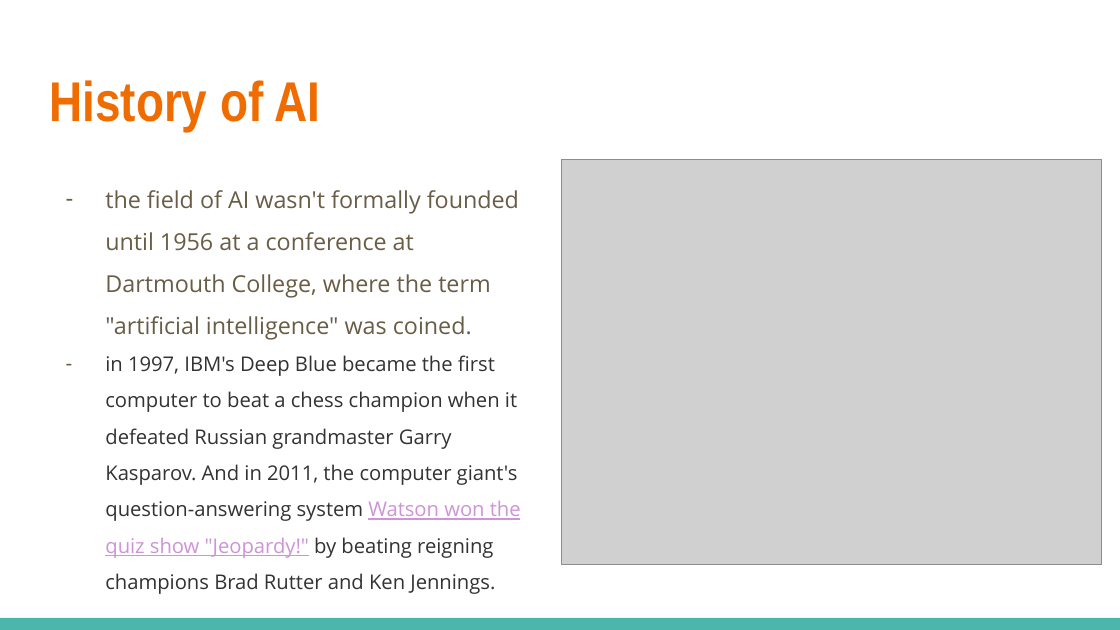
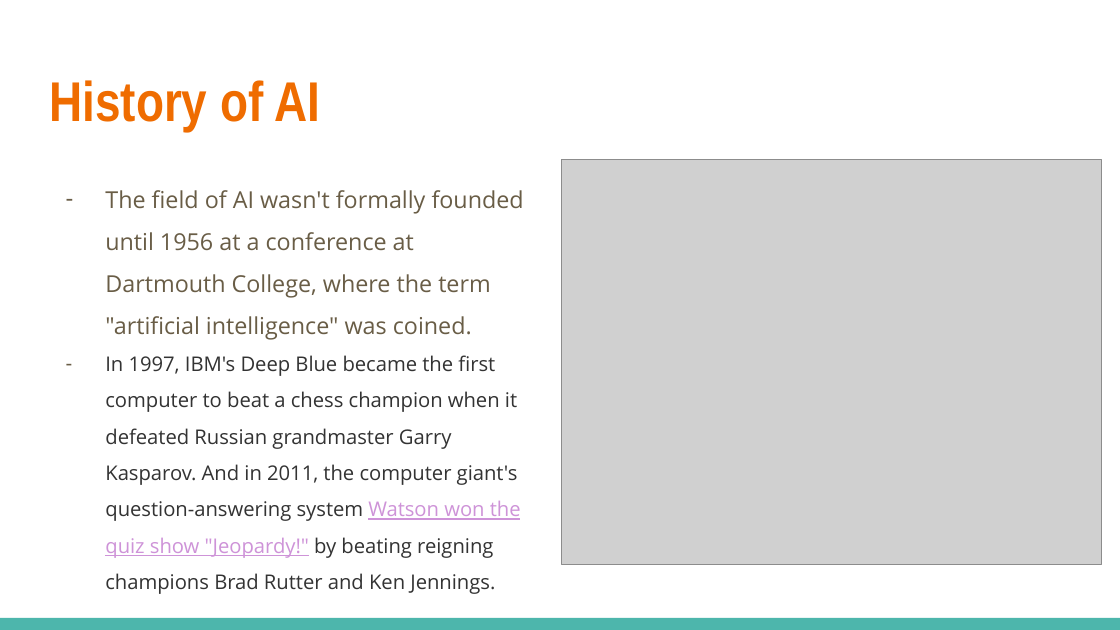
Before and after one commit to Intro-Course-AI-ML/LessonMaterials, a slide deck: slide 9 of 1_AI Course Presentation.pptx (slide 8 before the commit). Drawn at 1120x630 pixels with LibreOffice and Linux fonts; fonts in the diff are those of the drawing; grey boxes stand for pictures. Boxes give left, top, right and bottom in pixels: in the first picture for what was removed or moved away, otherwise in the second. Text is boxed around its words. In the diff, an @@ line names an element or a change of style, - is before the commit and + after.

Commit message:
updated presentations

```diff
--- a/1_AI Course Presentation.pptx
+++ b/1_AI Course Presentation.pptx
@@ text at [105, 190, 524, 558]: text changed @@
-– the field of AI wasn't formally founded until 1956 at a conference at Dartmouth College, where the term "artificial intelligence" was coined.
-– in 1997, IBM's Deep Blue became the first computer to beat a chess champion when it defeated Russian grandmaster Garry Kasparov. And in 2011, the computer giant's question-answering system Watson won the quiz show "Jeopardy!" by beating reigning champions Brad Rutter and Ken Jennings.
+– The field of AI wasn't formally founded until 1956 at a conference at Dartmouth College, where the term "artificial intelligence" was coined.
+– In 1997, IBM's Deep Blue became the first computer to beat a chess champion when it defeated Russian grandmaster Garry Kasparov. And in 2011, the computer giant's question-answering system Watson won the quiz show "Jeopardy!" by beating reigning champions Brad Rutter and Ken Jennings.
```
Also in this commit, not shown: 11 other slides changed, 5 slides added, 2 slides removed, 1 other file.
